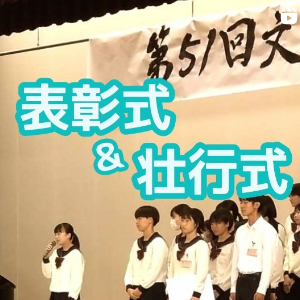
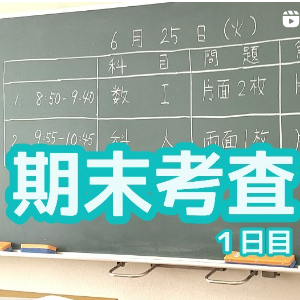
Revision of a layered 300 x 300 image; what changed, layer by layer:
added layer "レイヤー 11" above "レイヤー 10" over [0, 0, 300, 300]
added layer "レイヤー 10" above "レイヤー 9" over [0, 0, 300, 300]
